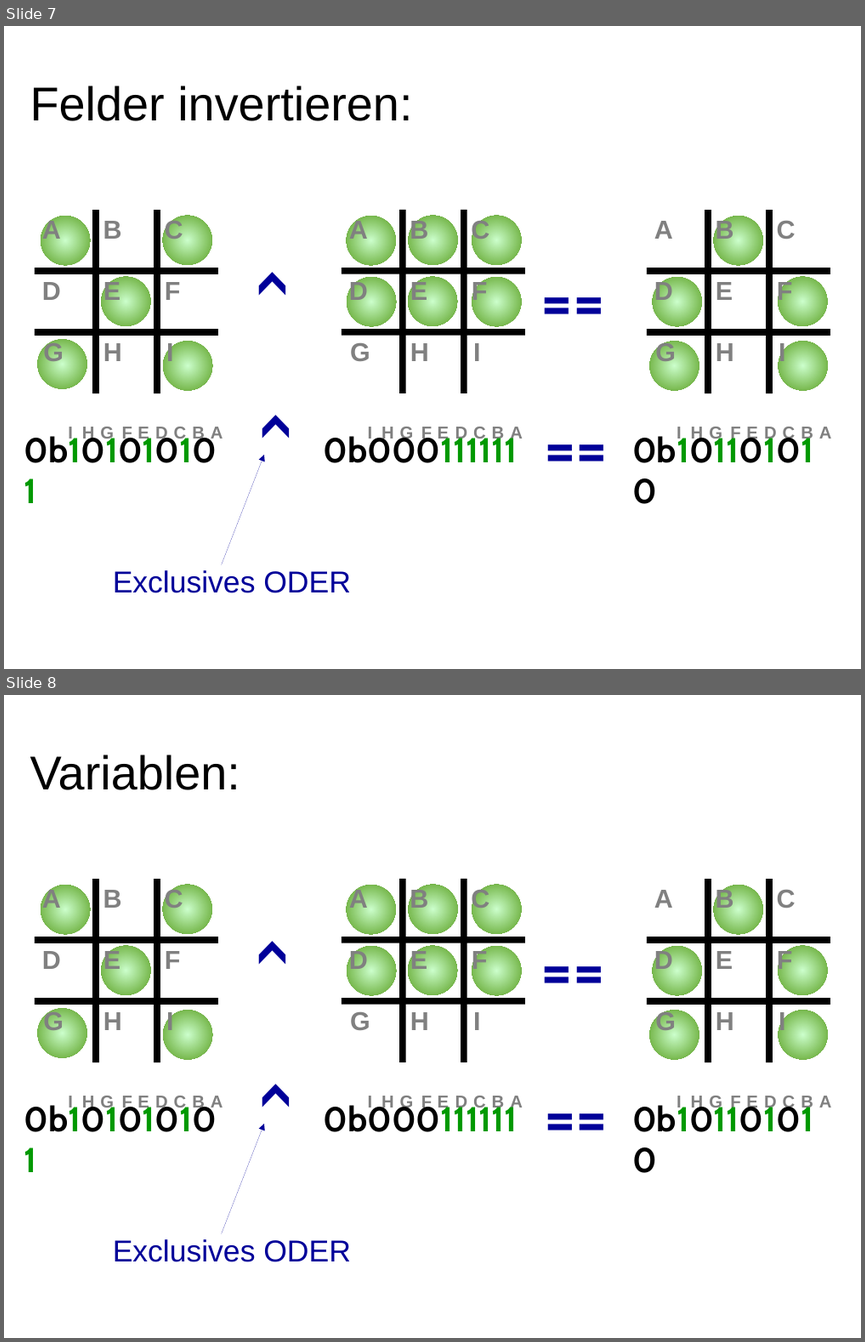
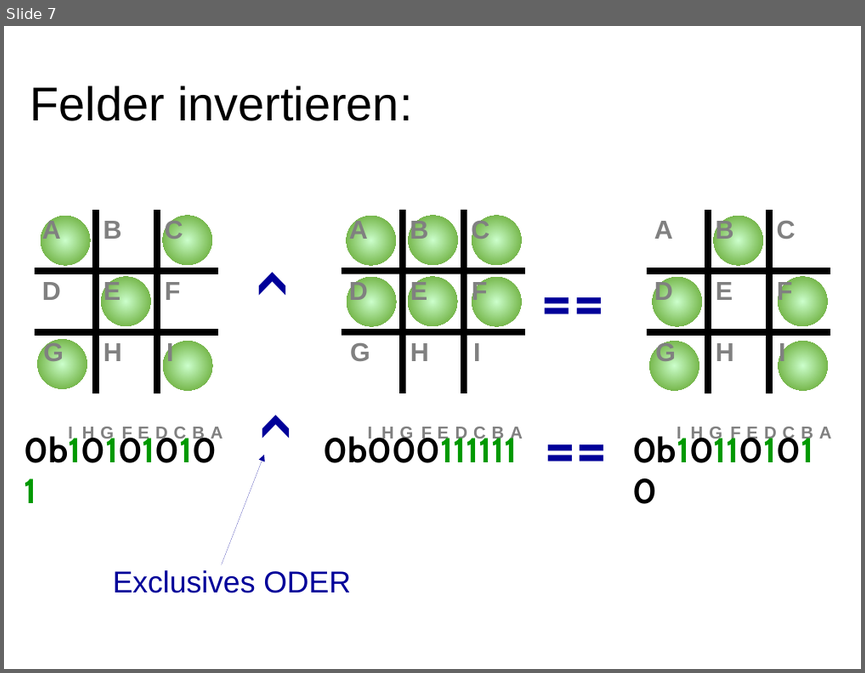
Before and after one commit to hotwolf/TicTacToe, a slide deck: Workshop/Software.odp. Shown one above the other, each under a label of ours: slides 7 and 8 before the commit, slide 7 after it. The pictures are 865x1342 and 865x673 pixels, drawn with LibreOffice and Linux fonts; fonts in the diff are those of the drawing. Boxes give left, top, right and bottom in pixels: in the first picture for what was removed or moved away, otherwise in the second. Text is boxed around its words. In the diff, an @@ line names an element or a change of style, - is before the commit and + after.

```diff
--- a/Workshop/Software.odp
+++ b/Workshop/Software.odp
@@ slide 8 removed at bbox=[4, 695, 861, 1338], background #FFFFFF @@
@@ text removed at bbox=[30, 755, 240, 790] @@
-Variablen:
@@ ellipse removed at bbox=[41, 885, 90, 934] @@
@@ ellipse removed at bbox=[163, 885, 211, 934] @@
@@ ellipse removed at bbox=[347, 885, 396, 934] @@
@@ ellipse removed at bbox=[409, 885, 457, 934] @@
@@ ellipse removed at bbox=[472, 885, 521, 934] @@
@@ ellipse removed at bbox=[714, 885, 763, 934] @@
@@ text removed at bbox=[249, 921, 307, 1018] @@
-^
@@ ellipse removed at bbox=[101, 946, 150, 994] @@
@@ ellipse removed at bbox=[347, 946, 396, 995] @@
@@ ellipse removed at bbox=[409, 946, 457, 994] @@
@@ ellipse removed at bbox=[472, 946, 521, 995] @@
@@ text removed at bbox=[534, 925, 631, 1021] @@
-==
@@ ellipse removed at bbox=[653, 946, 701, 995] @@
@@ ellipse removed at bbox=[778, 946, 828, 994] @@
@@ ellipse removed at bbox=[37, 1009, 86, 1057] @@
@@ ellipse removed at bbox=[164, 1009, 212, 1059] @@
@@ group removed at bbox=[35, 879, 218, 1062]: 9 texts, 4 lines @@
-B
-A
-C
-D
-E
-F
-G
-H
-I
@@ group removed at bbox=[341, 879, 525, 1062]: 9 texts, 4 lines @@
-B
-A
-C
-D
-E
-F
-G
-H
-I
@@ ellipse removed at bbox=[650, 1009, 699, 1059] @@
@@ ellipse removed at bbox=[778, 1009, 828, 1059] @@
@@ group removed at bbox=[647, 879, 830, 1062]: 9 texts, 4 lines @@
-B
-A
-C
-D
-E
-F
-G
-H
-I
@@ text removed at bbox=[252, 1065, 309, 1162] @@
-^
@@ text removed at bbox=[537, 1072, 629, 1168] @@
-==
@@ group removed at bbox=[17, 1093, 236, 1195]: 10 texts @@
-A
-C
-D
-E
-F
-G
-H
-I
-B
-0b101010101
@@ group removed at bbox=[324, 1094, 522, 1132]: 10 texts @@
-A
-C
-D
-E
-F
-G
-H
-I
-B
-0b000111111
@@ group removed at bbox=[625, 1093, 846, 1195]: 10 texts @@
-A
-C
-D
-E
-F
-G
-H
-I
-B
-0b101101010
@@ arrow removed from (222, 1234) to (264, 1123) @@
@@ text removed at bbox=[113, 1239, 351, 1262] @@
-Exclusives ODER
```
Also in this commit, not shown: 1 slide changed, 4 slides added, 1 other slide removed.
